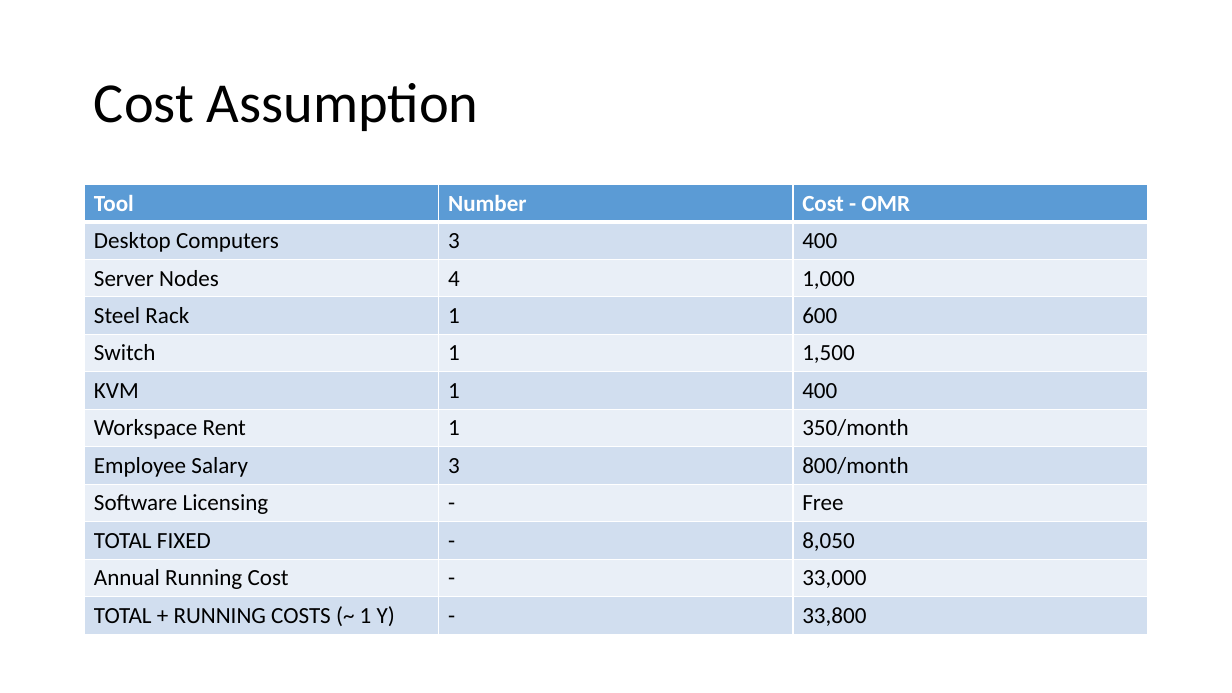
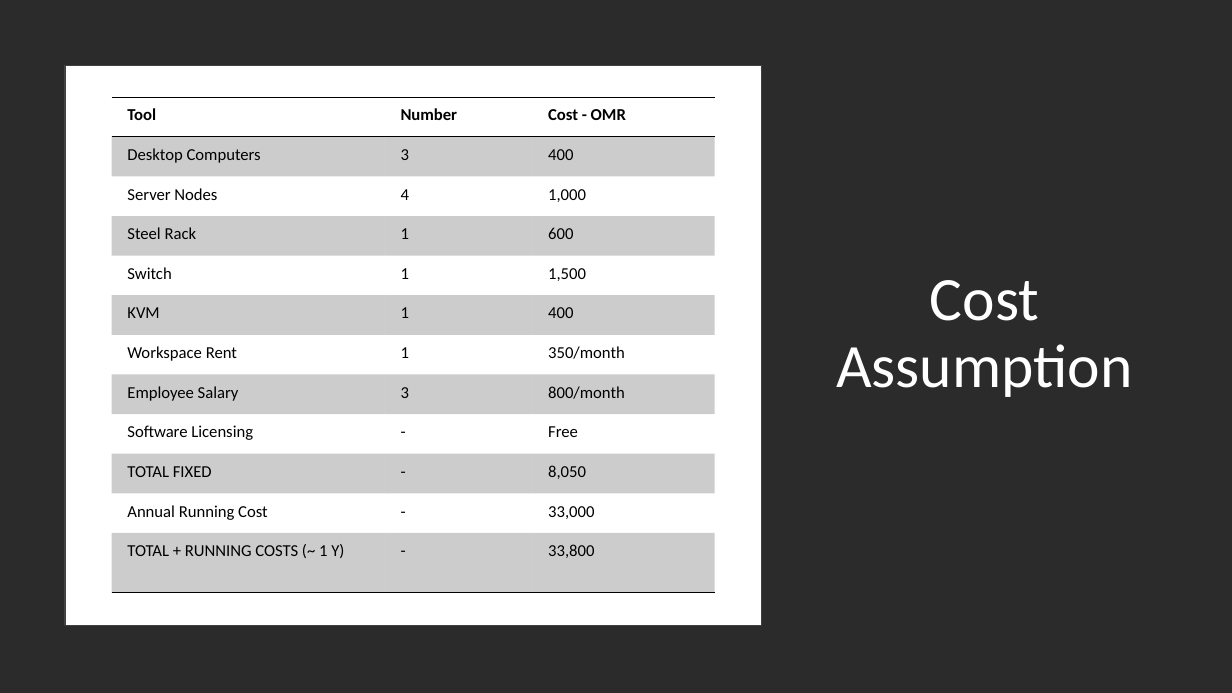
Before and after one commit to Aliii98/osoc19, a slide deck: slide 20 of OSOC-Final.pptx (slide 18 before the commit). Drawn at 1232x693 pixels with LibreOffice and Linux fonts; fonts in the diff are those of the drawing; background and template pictures are left out; a plain dark background stands for a picture behind light text. Boxes give left, top, right and bottom in pixels: in the first picture for what was removed or moved away, otherwise in the second. Text is boxed around its words. In the diff, an @@ line names an element or a change of style, - is before the commit and + after.

```diff
--- a/OSOC-Final.pptx
+++ b/OSOC-Final.pptx
@@ background #FFFFFF to picture (left out) @@
@@ rectangle added at bbox=[65, 65, 762, 626], fill #FFFFFF, outline #404040 0.5 pt @@
@@ title "Cost Assumption": place and size @@
-title "Cost Assumption" at bbox=[94, 83, 479, 131]
+title "Cost Assumption" at bbox=[836, 280, 1132, 397]
@@ title "Cost Assumption" at bbox=[836, 280, 1132, 397]: size 44 to 48 pt, text colour #000000 to #FFFFFF; alignment left to centre @@
@@ table at bbox=[112, 97, 715, 593] @@
@@ fill #5B9BD5 to none in row 1 @@
@@ fill #D2DEEF to #000000 at 20% opacity in 18 cells @@
@@ fill #EAEFF7 to none in 15 cells @@
@@ size 18 to 13 pt @@
@@ text colour #FFFFFF to #000000 in "Tool", "Number", "Cost - OMR" @@
@@ borders changed @@
@@ table: place and size @@
-table at bbox=[85, 185, 1147, 635]
+table at bbox=[112, 97, 715, 593]
```
Also in this commit, not shown: 18 other slides changed, 2 slides added.
